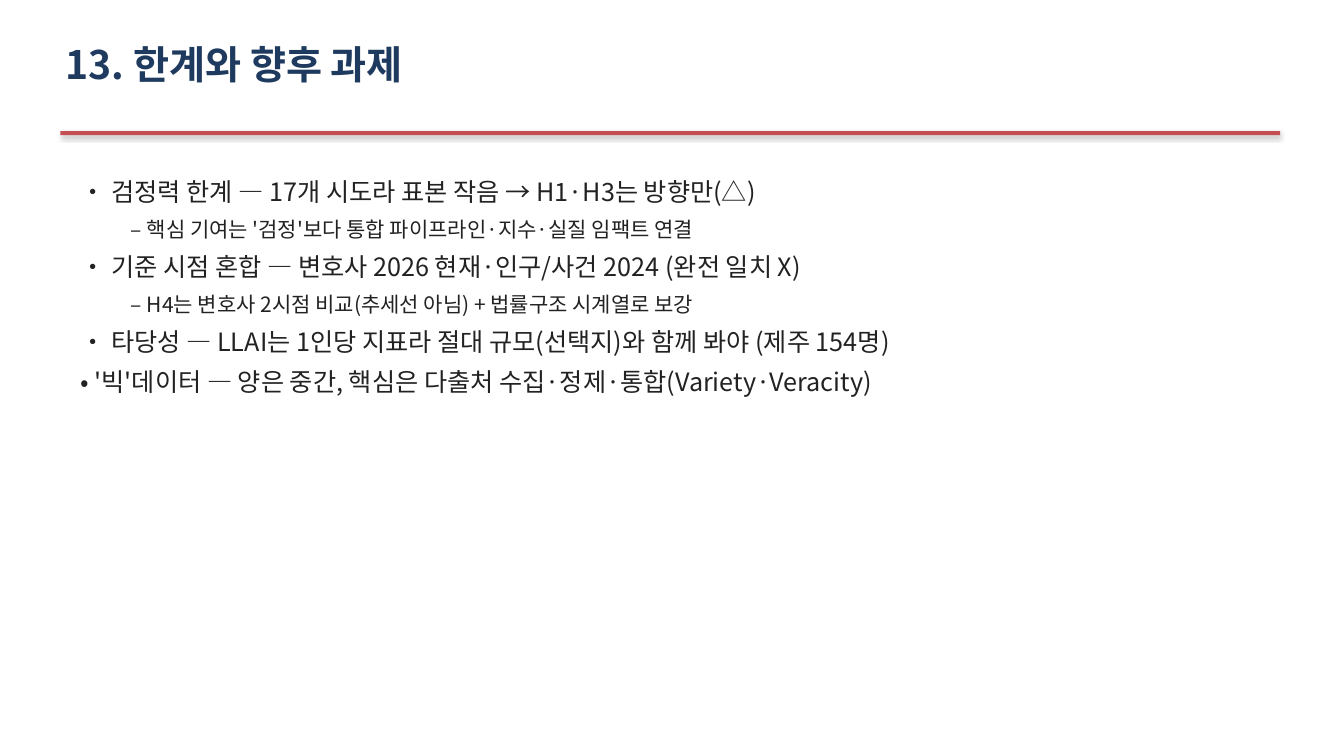
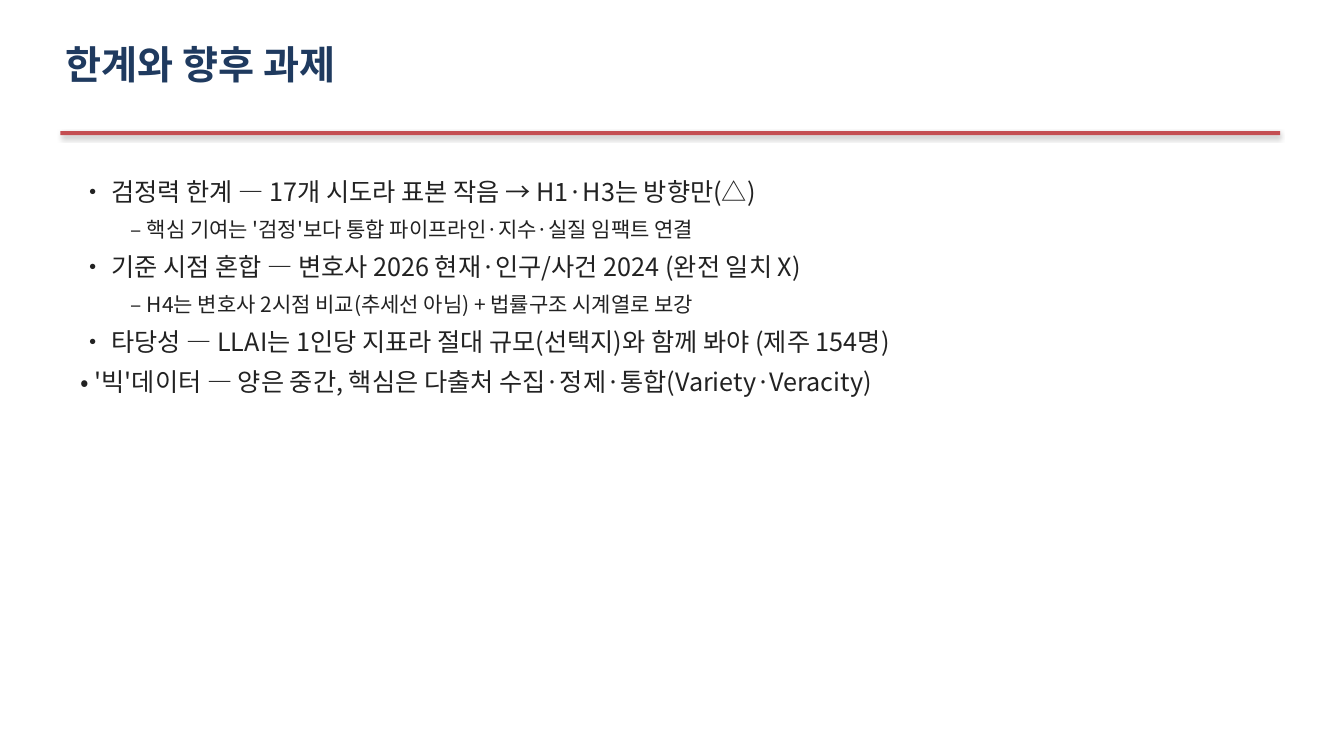
Before and after one commit to Allenkeem/llai-project, a slide deck: slide 22 of reports/발표자료.pptx. Drawn at 1344x756 pixels with LibreOffice and Linux fonts; fonts in the diff are those of the drawing. Boxes give left, top, right and bottom in pixels: in the first picture for what was removed or moved away, otherwise in the second. Text is boxed around its words. In the diff, an @@ line names an element or a change of style, - is before the commit and + after.

```diff
--- a/reports/발표자료.pptx
+++ b/reports/발표자료.pptx
@@ text at box(65, 46, 335, 83): text changed @@
-13. 한계와 향후 과제
+한계와 향후 과제
```
Also in this commit, not shown: 16 other slides changed.
